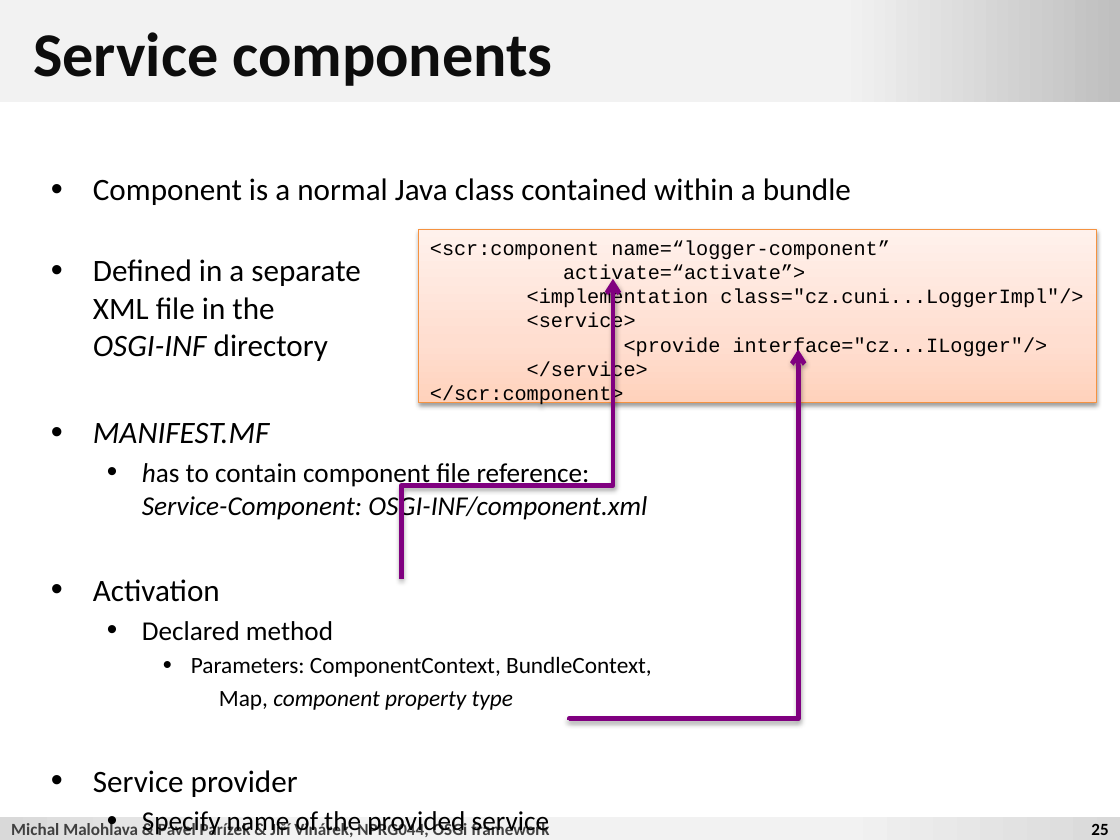
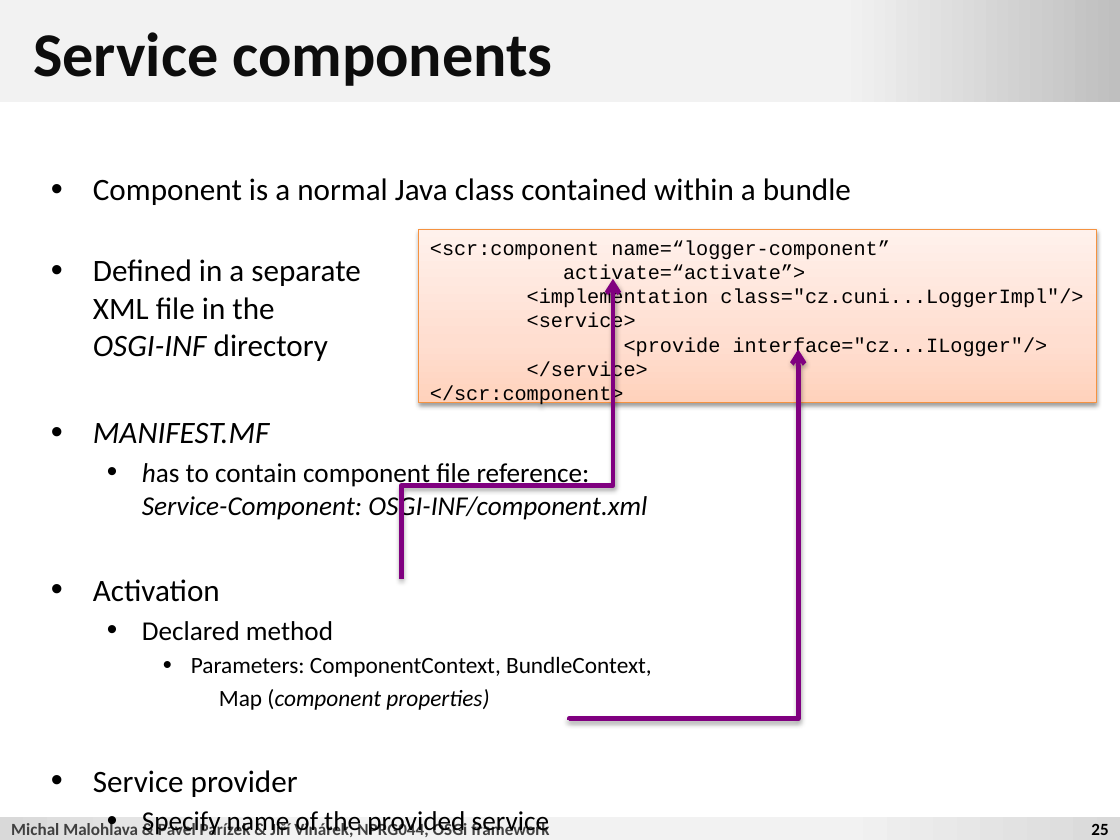
Before and after one commit to d3slect/nprg044-eclipse-platform, a slide deck: slide 25 of slides/01-osgi/01-osgi.pptx. Drawn at 1120x840 pixels with LibreOffice and Linux fonts; fonts in the diff are those of the drawing; background and template pictures are left out. Boxes give left, top, right and bottom in pixels: in the first picture for what was removed or moved away, otherwise in the second. Text is boxed around its words. In the diff, an @@ line names an element or a change of style, - is before the commit and + after.

```diff
--- a/slides/01-osgi/01-osgi.pptx
+++ b/slides/01-osgi/01-osgi.pptx
@@ text at [219,689,489,710]: text changed @@
-      Map, component property type
+      Map (component properties)
```
Also in this commit, not shown: 4 other slides changed.
